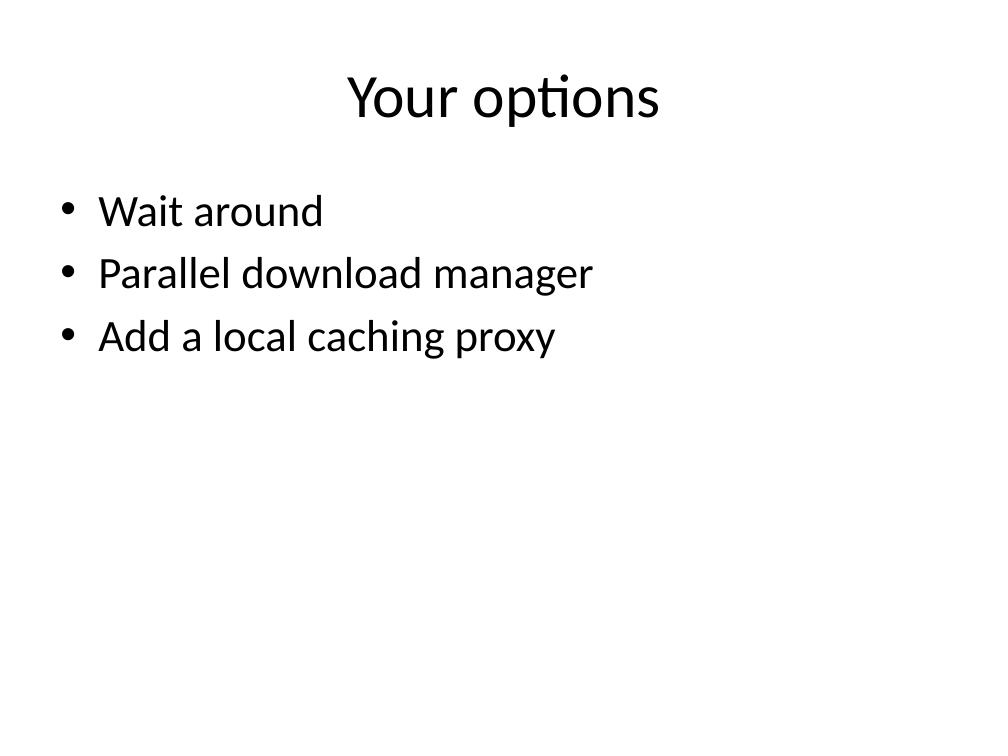
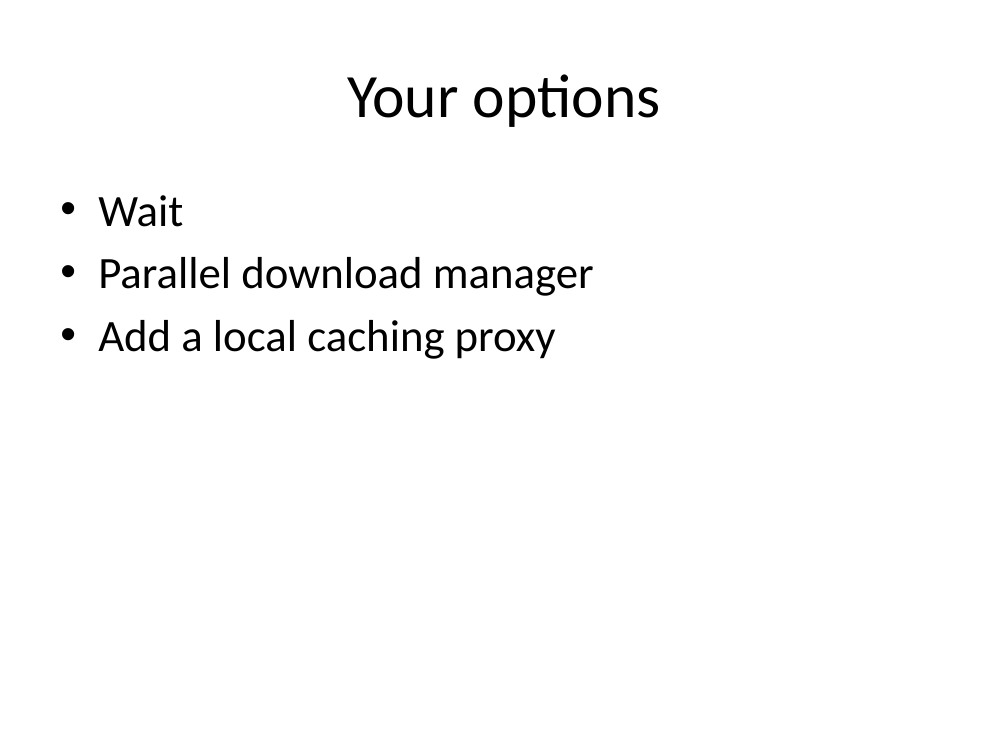
Before and after one commit to rdp/p2pwebclient, a slide deck: slide 4 of thesis_presentation/How to Make the Internet Faster.pptx. Drawn at 1008x756 pixels with LibreOffice and Linux fonts; fonts in the diff are those of the drawing. Boxes give left, top, right and bottom in pixels: in the first picture for what was removed or moved away, otherwise in the second. Text is boxed around its words. In the diff, an @@ line names an element or a change of style, - is before the commit and + after.

```diff
--- a/thesis_presentation/How to Make the Internet Faster.pptx
+++ b/thesis_presentation/How to Make the Internet Faster.pptx
@@ text at [98, 195, 183, 227]: text changed @@
-• Wait around
+• Wait
```
Also in this commit, not shown: 10 other slides changed, 7 slides added, 10 slides removed.
